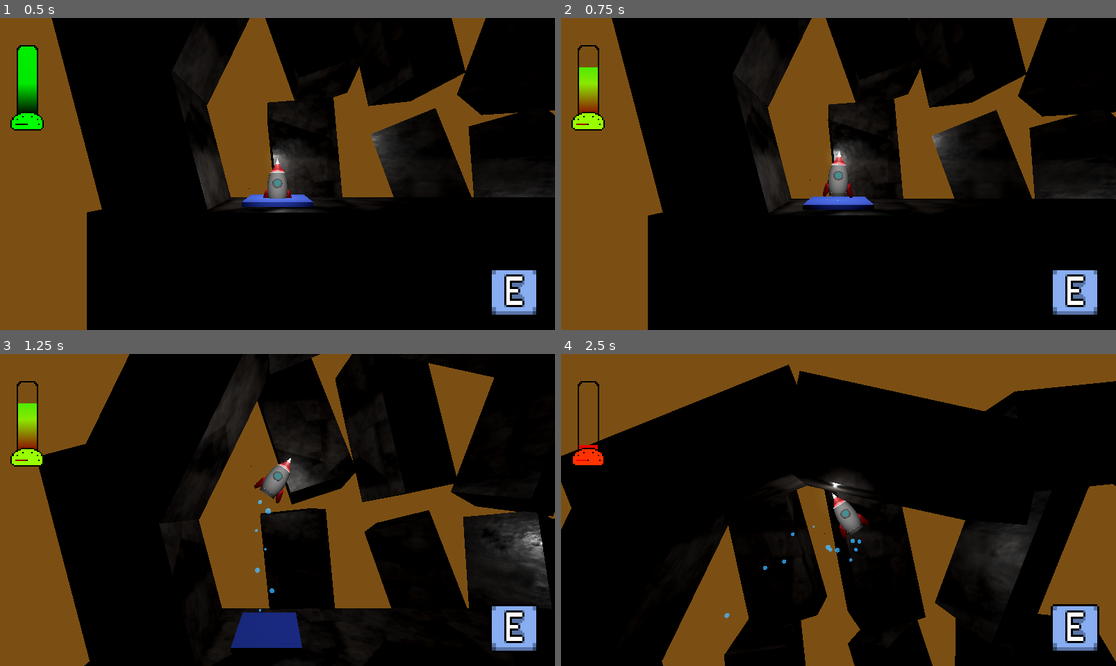
Above: before the commit, frames 1-4 (two rows, left to right).
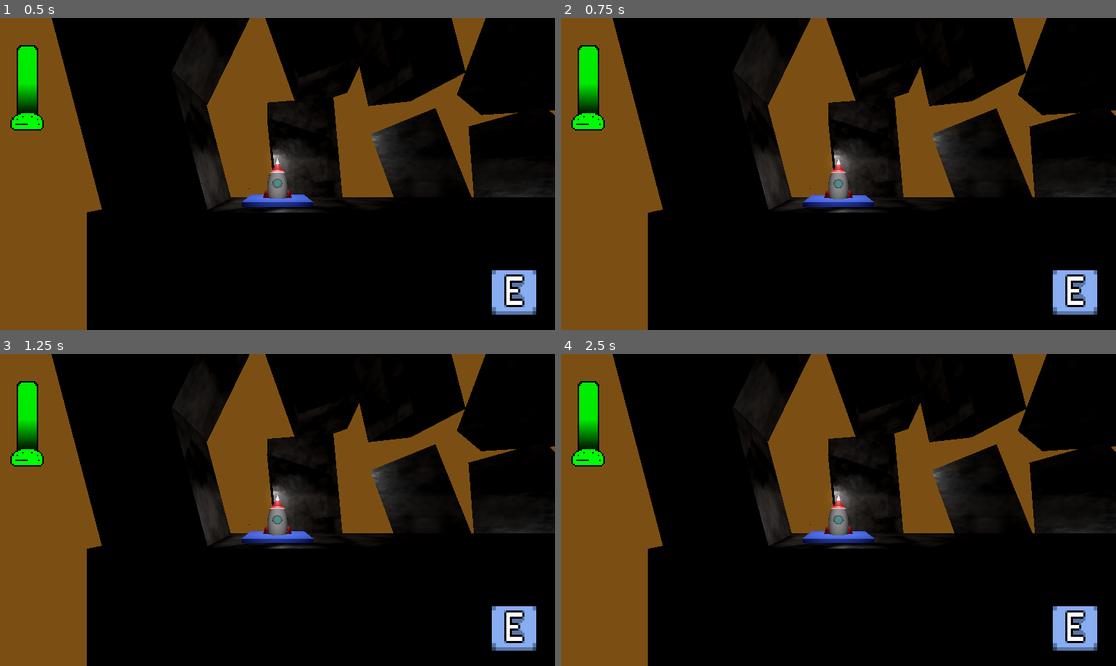
Above: after the commit, the same moments.

Repository: OutwardLightStudio/nexus
Game: Godot game, scene res://levels/level.tscn
Two runs of this game, one before a commit and one after it. Both use one fixed random seed, a clock stepped at 60 frames per second and the inputs below. Sound files missing from this copy of the repository are replaced by a short silence.
Inputs:
- Up to frame 1 (0.5 s): no input
- Up to frame 2 (0.75 s): hold D (rotate_right) from 0.53 s (still down); tap E (boost) at 0.6 s
- Up to frame 3 (1.25 s): keep holding D (rotate_right)
- Up to frame 4 (2.5 s): release D (rotate_right) at 1.28 s; hold A (rotate_left) 1.28-2.03 s; tap E (boost) at 1.35, 2.1 s; hold D (rotate_right) from 2.03 s (still down)

Frame 1 is identical in both runs. In frame 2, 2.6% of the frame differs, in the area x 2-100%, y 0-64%; in frame 3, 27%; in frame 4, 47%, in the area x 0-100%, y 0-100%.

Commit message:
Almost fixed code

Diff:
--- a/scenes/player/fuel_controller.gd
+++ b/scenes/player/fuel_controller.gd
@@ -5,7 +5,7 @@
 signal fuel_depleted
 signal boost_fuel_consumed  # Signal for when boost fuel is consumed
 
-@onready var fuel_gauge: Node2D = $FuelGauge
+
 @onready var fuel_slider: TextureProgressBar = $FuelSlider
 @onready var parent: RocketController = get_parent() as RocketController
 
--- a/scenes/player/movement_controller.gd
+++ b/scenes/player/movement_controller.gd
@@ -4,14 +4,21 @@
 signal boost_activated
 
 @onready var parent: RocketController = get_parent() as RocketController
+@onready var e_button = get_parent().get_node("E_button")
+
+@export var boost_cooldown_duration: float = 1.0
 
 # Boost-related state
 var boost_timer: float = 0.0
 var is_boost_active: bool = false
+var boost_cooldown_timer: float = 0.0
+var boost_enabled: bool = false
 
 func _ready() -> void:
 	await get_tree().process_frame
 	connect_signals()
+	set_process(true)
+	e_button.visible = true
 
 func connect_signals() -> void:
 	if parent and parent.fuel_controller:
@@ -25,6 +32,7 @@
 	process_thrust(delta)
 	process_boost(delta)
 	process_rotation(delta)
+	update_boost_cooldown(delta)
 
 # Primary movement processing methods
 func process_thrust(delta: float) -> void:
@@ -65,17 +73,30 @@
 	apply_force(thrust_force)
 	parent.thrust_active = true
 
+func update_boost_cooldown(delta: float) -> void:
+	print("Boost cooldown timer:", boost_cooldown_timer, "Boost enabled:", boost_enabled)
+	if not boost_enabled:
+		boost_cooldown_timer = boost_cooldown_duration
+		boost_cooldown_timer -= delta
+		if boost_cooldown_timer <= 0:
+			boost_cooldown_timer = 0.0
+			boost_enabled = true
+			e_button.visible = true
+
 # Boost-related methods
 func can_activate_boost() -> bool:
 	return (
 		parent.current_fuel >= parent.boost_fuel_cost
 		and not is_boost_active
 		and not parent.is_thrusting
+		and boost_enabled
 	)
 
 func activate_boost() -> void:
 	is_boost_active = true
 	parent.boosting = true
+	boost_enabled = false
+	e_button.visible = false
 	boost_timer = parent.boost_duration
 
 	consume_boost_fuel()
--- a/scenes/player/player.tscn
+++ b/scenes/player/player.tscn
@@ -121,8 +121,6 @@
 [node name="Landing" type="Node3D" parent="."]
 script = ExtResource("7_p66tl")
 
-[node name="E_button" parent="." instance=ExtResource("7_0w6d2")]
-
 [node name="CollisionShape3D" type="CollisionShape3D" parent="."]
 transform = Transform3D(1, 0, 0, 0, 1, 0, 0, 0, 1, 0, -0.603185, 0)
 shape = SubResource("CylinderShape3D_sg736")
@@ -237,4 +235,6 @@
 [node name="SpotLight3D" type="SpotLight3D" parent="."]
 transform = Transform3D(1, 0, 0, 0, 1, 0, 0, 0, 1, 0, 0, 3.73207)
 
+[node name="E_button" parent="." instance=ExtResource("7_0w6d2")]
+
 [connection signal="body_entered" from="." to="." method="_on_body_entered"]
--- a/scenes/player/rocket_controller.gd
+++ b/scenes/player/rocket_controller.gd
@@ -71,18 +71,14 @@
 	fuel_controller.setup_fuel(max_fuel, current_fuel)
 	effects.get_node("BubblesAudio").playing = false
 	stability.tilt_changed.connect(_on_tilt_changed)
-	e_button.visible = true
+
 
 
 func _process(delta: float):
 	fuel_controller.process(delta)  # Fuel usage checks here
 
 func _physics_process(delta: float):
-	if boost_cooldown_timer > 0:
-		boost_cooldown_timer -= delta
-		if boost_cooldown_timer <= 0:
-			boost_enabled = true
-			e_button.visible = true
+
 	if current_state in [State.TRANSITIONING, State.CRASHED]:
 		return
 
@@ -147,19 +143,14 @@
 	tween.tween_callback(func(): crash_ended.emit())
 
 func activate_boost():
-	print("Boost cooldown timer:", boost_cooldown_timer)
-	if boost_enabled:
-		current_fuel -= boost_fuel_cost
-		current_fuel = clamp(current_fuel, 0.0, max_fuel)
-		boosting = true
-		boost_timer = boost_duration
-		boost_cooldown_timer = boost_cooldown_duration
-		print("Boost cooldown timer:", boost_cooldown_timer)
-		print("Boost enabled:", boost_enabled)
-		boost_enabled = false
-		e_button.visible = false
-		print("Boost cooldown timer:", boost_cooldown_timer)
-		print("Boost enabled:", boost_enabled)
+	current_fuel -= boost_fuel_cost
+	current_fuel = clamp(current_fuel, 0.0, max_fuel)
+	boosting = true
+	boost_timer = boost_duration
+	boost_cooldown_timer = boost_cooldown_duration
+	boost_enabled = false
+	e_button.visible = false
+
 
 func _on_successful_landing():
 	var landing_pad = landing.get_landing_pad()
